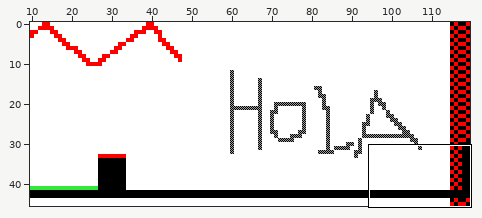
Level history. Tiled map: img/tilemap.tmx. Above, an overview of the earlier version with the close-up marked.
Close-up. Before the commit:
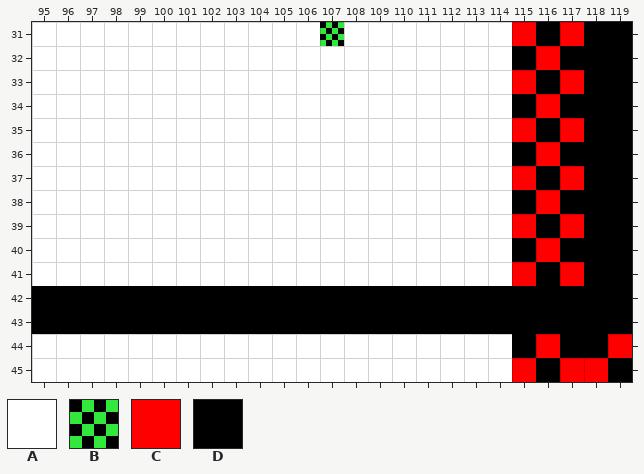
Cells are 4x4 px. Shown: x 95..119, y 31..45. The commit also changed other parts of the map, which this record leaves out.
Key: from "newtiles": A 2, B 17, C 237, D 238.
_ is an empty cell.
Layer "Capa de Patrones 1" before, first column x 95:
31 AAAAAAAAAAAABAAAAAAACDCDD
32 AAAAAAAAAAAAAAAAAAAADCDDD
33 AAAAAAAAAAAAAAAAAAAACDCDD
34 AAAAAAAAAAAAAAAAAAAADCDDD
35 AAAAAAAAAAAAAAAAAAAACDCDD
36 AAAAAAAAAAAAAAAAAAAADCDDD
37 AAAAAAAAAAAAAAAAAAAACDCDD
38 AAAAAAAAAAAAAAAAAAAADCDDD
39 AAAAAAAAAAAAAAAAAAAACDCDD
40 AAAAAAAAAAAAAAAAAAAADCDDD
41 AAAAAAAAAAAAAAAAAAAACDCDD
42 DDDDDDDDDDDDDDDDDDDDDDDDD
43 DDDDDDDDDDDDDDDDDDDDDDDDD
44 AAAAAAAAAAAAAAAAAAAADCDDC
45 AAAAAAAAAAAAAAAAAAAACDCCD
After:
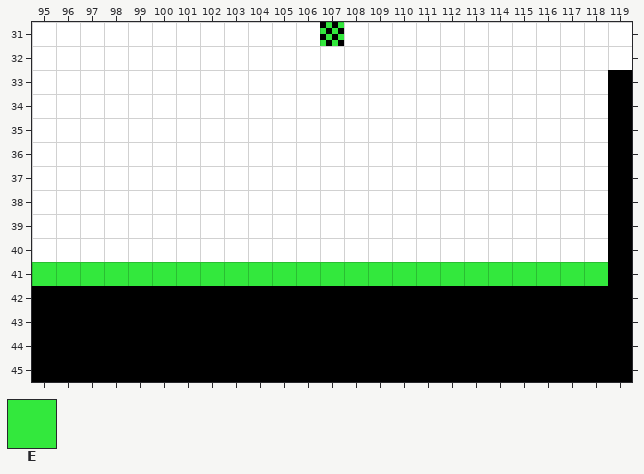
Further tiles: from "newtiles": E 1.
Change:
Layer "Capa de Patrones 1":
y 31: x 115..119 CDCDD -> AAAAA
y 32: x 115..119 DCDDD -> AAAAA
y 33: x 115..118 CDCD -> AAAA
y 34: x 115..118 DCDD -> AAAA
y 35: x 115..118 CDCD -> AAAA
y 36: x 115..118 DCDD -> AAAA
y 37: x 115..118 CDCD -> AAAA
y 38: x 115..118 DCDD -> AAAA
y 39: x 115..118 CDCD -> AAAA
y 40: x 115..118 DCDD -> AAAA
y 41: x 95..118 AAAAAAAAAAAAAAAAAAAACDCD -> EEEEEEEEEEEEEEEEEEEEEEEE
y 44: x 95..114 AAAAAAAAAAAAAAAAAAAA -> DDDDDDDDDDDDDDDDDDDD; x 116 C -> D; x 119 C -> D
y 45: x 95..115 AAAAAAAAAAAAAAAAAAAAC -> DDDDDDDDDDDDDDDDDDDDD; x 117..118 CC -> DD
